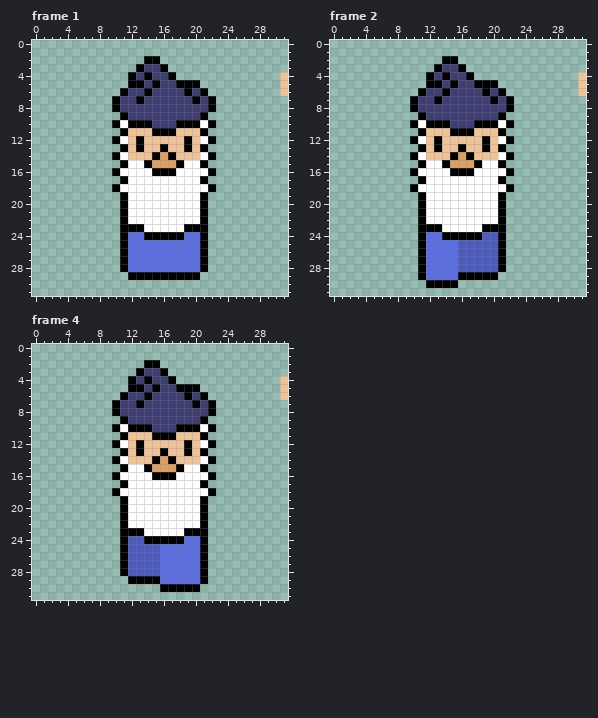
Two versions of one pixel-art file, Assets/Sprites/Sprite originals/PC_Down_Movement.ase. The picture above is the old version.
32x32 pixels, 4 frames. Colours within 5 levels of each other are drawn and written as one. Shown: frame 1, frame 2, frame 4. The commit also changed other frames, which this record leaves out.
The same view after the edit:
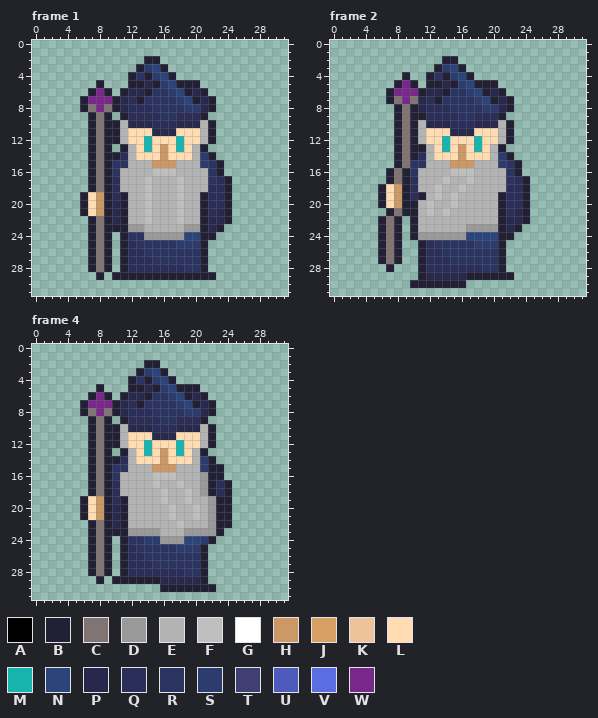
Palette (. is transparent): A #000000  B #222034  C #807573  D #999999  E #b3b3b3  F #bfbfbf  G #ffffff  H #cc9966  J #d9a066  K #eec39a  L #ffdcb1  M #17b3ad  N #2b457a  P #28284d  Q #2a2e59  R #2b3461  S #2c3c6e  T #3f3f74  U #4d5cbc  V #5b6ee1  W #79278a
Message: Lightning Cloud and down movement
Diff:
layer "Layer 1" now hidden
layer "Lineart" added
layer "Face" added
layer "HAt" added
layer "Robe" added
layer "Hair" added
layer "staff" added
layer "Hair color" now hidden
Changed rows in their new state; - is an unchanged pixel.
Frame 1:
first column x 6:
 2 --------BB----------------
 3 -------BSNB---------------
 4 ------BRBSNB-------------.
 5 --B---BBPBSNBBB----------.
 6 -BWB-BPPBRRSNBPB---------.
 7 BWWWBPQBRRRRSNBPB---------
 8 BCWCBPQQQRRRRSSPB---------
 9 -BCB-BQQQQRRQQQB----------
10 -BCBBEPPPQQQPPPEB---------
11 -BCBBELLLPPPLLLEB---------
12 -BCBBELLMLLLMLLEB---------
13 -BCB-BELMLHLMLEB----------
14 -BCBBQELLLHLLLESB---------
15 -BCBRREEEHHHEEESRB--------
16 -BCBREEEEFFFEEEERB--------
17 -BCBQEEEFEEEFEEERQB-------
18 -BCBQEEEFEEEFEEEQQB-------
19 BLHBQBEEFEEEFEEBQQB-------
20 BLHBPBEEFEEEFEEBQQB-------
21 BLHBPBEEFEEEFEEBQPB-------
22 -BCBPBEEFEEEFEEBPPB-------
23 -BCBBBDDEEEEEDDBPB--------
24 -BCB-BRRDDDDDNNBB---------
25 -BCB-BQRRRRRSSSB----------
26 -BCB-BQQRRRRRRRB----------
27 -BCB-BQQQRRRRRRB----------
28 -BCB-BQQQQQQQRRB----------
29 --B-BBBBBBBBBBBBB---------
Frame 2:
first column x 6:
 2 --------BB----------------
 3 -------BSNB---------------
 4 ---B--BRBSNB-------------.
 5 --BWB-BBPBSNBBB----------.
 6 -BWWWBPPBRRSNBPB---------.
 7 -BCWCPQBRRRRSNBPB---------
 8 --BCBPQQQRRRRSSPB---------
 9 --BCBBQQQQRRQQQB----------
10 --BCBEPPPQQQPPPEB---------
11 --BCBELLLPPPLLLEB---------
12 --BCBELLMLLLMLLEB---------
13 --BCBBELMLHLMLEB----------
14 --BCBQELLLHLLLESB---------
15 --BCRREEEHHHEEESRB--------
16 -BCBREEEEFFFEEEERB--------
17 -BCBQEEEFEEFEEEERQB-------
18 BLHBQEEFEEFEEEEEQQB-------
19 BLHBQBEFEFEEEEEBQQB-------
20 BLHBBEFEEFEEEEEBQQB-------
21 -BCBBEFEFEEEEEEBQPB-------
22 BCB-BEEEEEEEEEEBPPB-------
23 BCB-BEEEEEEDDDDBPB--------
24 BCB-BDDDDDDNNNNBB---------
25 BCB--BQRRRRRSSSB----------
26 BCB--BQQRRRRRRRB----------
27 BCB--BQQQRRRRRRB----------
28 -B---BQQQQQQQRRB----------
29 -----BPPPPPBBBBBB---------
30 ----BBBBBBB---------------
Frame 4:
first column x 6:
 2 --------BB----------------
 3 -------BSNB---------------
 4 ------BRBSNB-------------.
 5 --B---BBPBSNBBB----------.
 6 -BWB-BPPBRRSNBPB---------.
 7 BWWWBPQBRRRRSNBPB---------
 8 BCWCBPQQQRRRRSSPB---------
 9 -BCB-BQQQQRRQQQB----------
10 -BCBBEPPPQQQPPPEB---------
11 -BCBBELLLPPPLLLEB---------
12 -BCBBELLMLLLMLLEB---------
13 -BCB-BELMLHLMLEB----------
14 -BCBBQELLLHLLLESB---------
15 -BCBRREEEHHHEEESBB--------
16 -BCBREEEEFFFEEEDBB--------
17 -BCBQEEEEFEEFEEDBQB-------
18 -BCBQEEEEEFEEFEDBQB-------
19 BLHBQBEEEEFEEFEEDBB-------
20 BLHBPBEEEEEFEEFEDBB-------
21 BLHBPBEEEEEFEEFEDBB-------
22 -BCBPBEEEEEEFEEEDBB-------
23 -BCBBBDDDDEEEDDDDB--------
24 -BCB-BRRSSDDDNNSB---------
25 -BCB-BQRRRRRSSSB----------
26 -BCB-BQQRRRRRRRB----------
27 -BCB-BQQQRRRRRRB----------
28 -BCB-BQQQQQQQRRB----------
29 --B-BBBBBBPPPPPB----------
30 ----------BBBBBBB---------
Where, in picture pixels (left, top, right, bottom), the same in both pictures:
changed: (80, 56, 232, 280)
erased: (280, 72, 288, 96)
changed: (378, 56, 530, 288)
erased: (578, 72, 586, 96)
changed: (80, 360, 232, 592)
erased: (280, 376, 288, 400)
